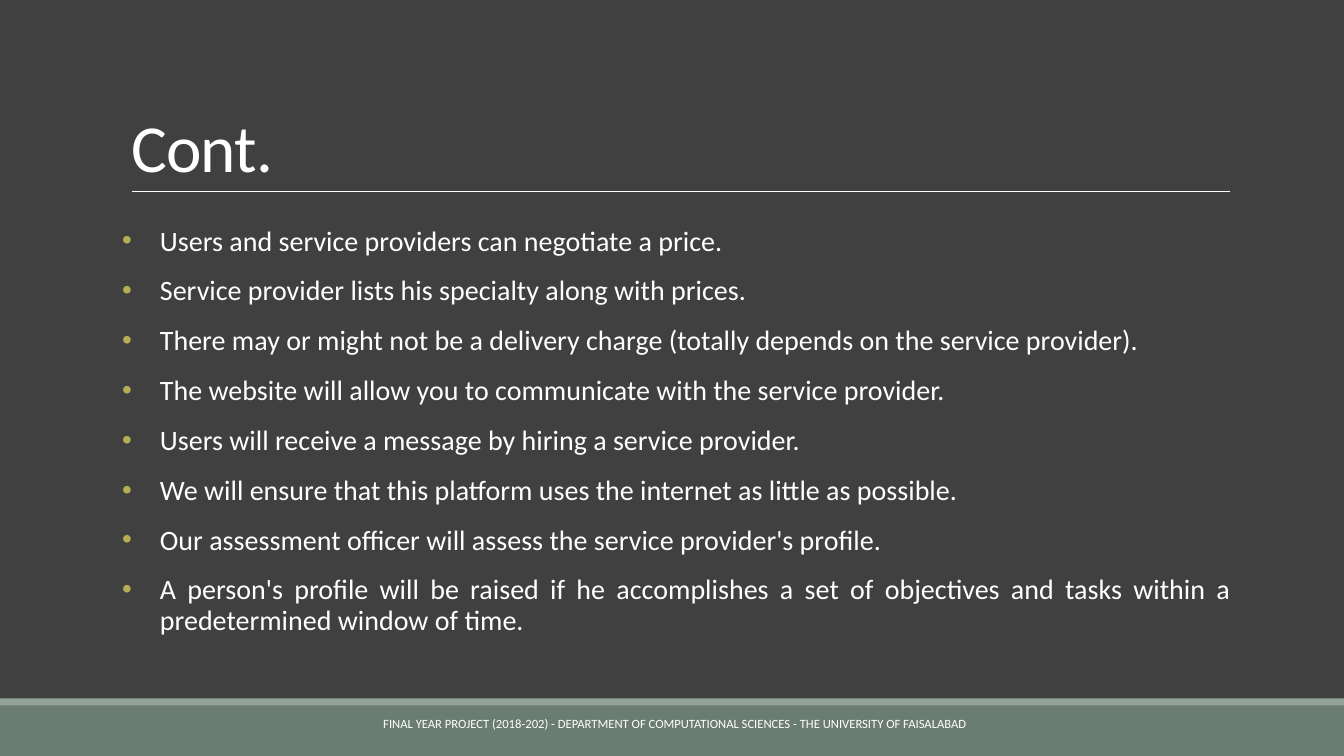
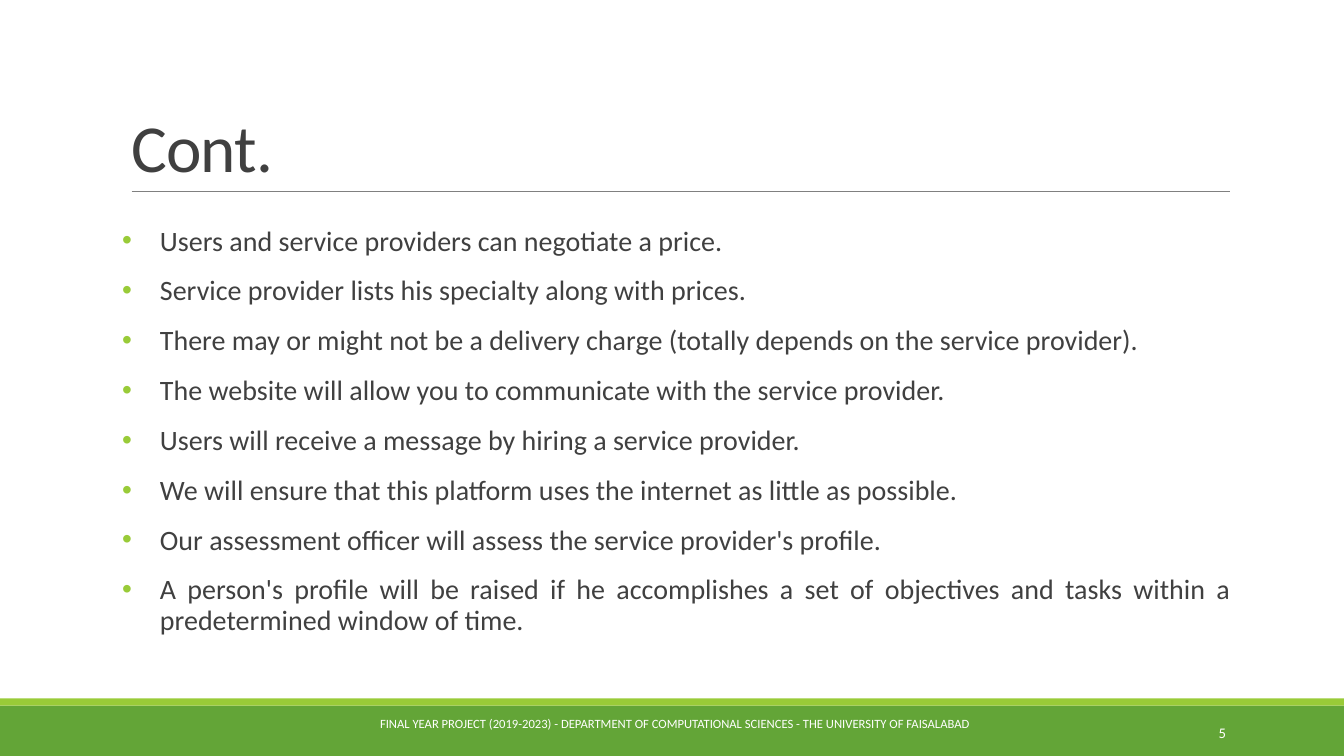
Before and after one commit to Abdurrehman050/easp, a slide deck: slide 5 of documentation/EASP Presentation.pptx (slide 4 before the commit). Drawn at 1344x756 pixels with LibreOffice and Linux fonts; fonts in the diff are those of the drawing. Boxes give left, top, right and bottom in pixels: in the first picture for what was removed or moved away, otherwise in the second. Text is boxed around its words. In the diff, an @@ line names an element or a change of style, - is before the commit and + after.

```diff
--- a/documentation/EASP Presentation.pptx
+++ b/documentation/EASP Presentation.pptx
@@ background #404040 to #FFFFFF @@
@@ title "Cont." at (x1=131, y1=128, x2=274, y2=173): text colour #FFFFFF to #404040 @@
@@ line (132, 192) - (1231, 192): stroke #FFFFFF 0.5 pt to #808080 0.5 pt @@
@@ text "Users and service providers can ..." at (x1=160, y1=231, x2=1229, y2=635): text colour #FFFFFF to #404040; bullet colour #B5AE53 to #99CB38 @@
@@ rectangle at (x1=0, y1=706, x2=1344, y2=756): fill #6B7D72 to #63A537 @@
@@ rectangle at (x1=0, y1=699, x2=1344, y2=706): fill #93A299 to #99CB38 @@
@@ text at (x1=380, y1=719, x2=969, y2=730): text changed @@
-FINAL YEAR PROJECT (2018-202) - DEPARTMENT OF COMPUTATIONAL SCIENCES - THE UNIVERSITY OF FAISALABAD
+FINAL YEAR PROJECT (2019-2023) - DEPARTMENT OF COMPUTATIONAL SCIENCES - THE UNIVERSITY OF FAISALABAD
@@ page number added at (x1=1219, y1=728, x2=1226, y2=738), 10.5 pt, text #FFFFFF @@
+5
```
Also in this commit, not shown: 16 other slides changed, 6 slides added, 1 other file.
